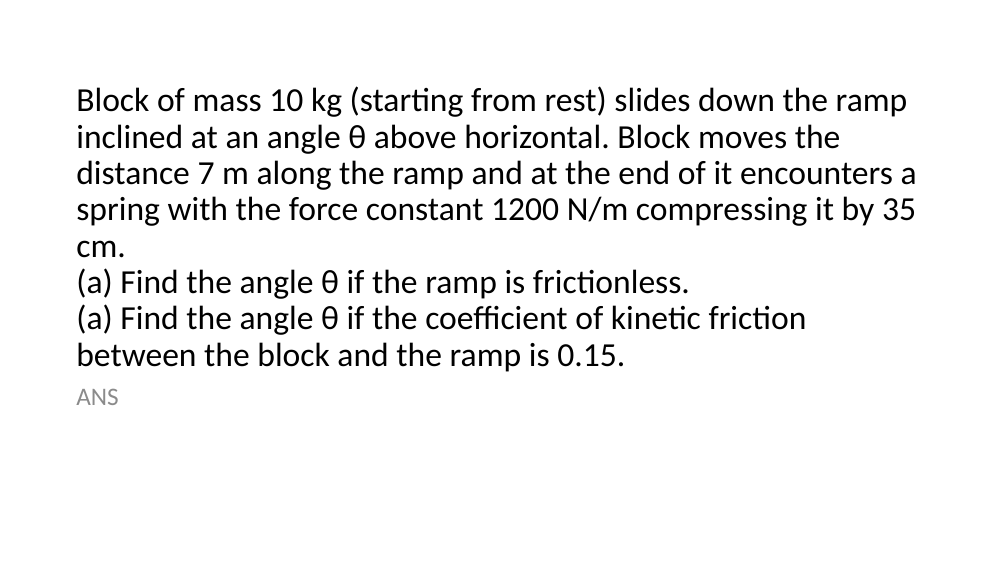
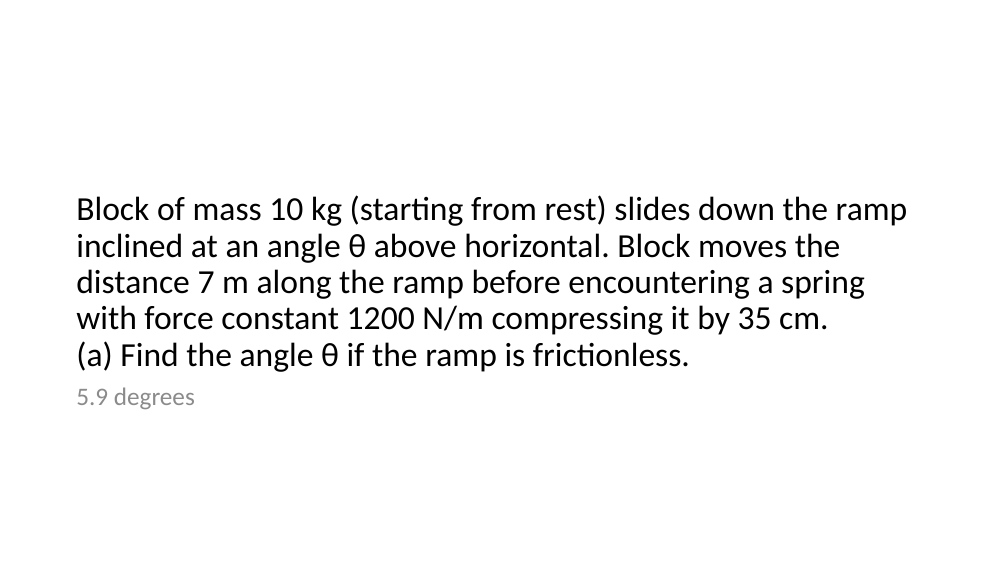
Before and after one commit to jwknaup/Junior, a slide deck: slide 12 of SI - 121/Exam 3 Review Ch 6-8.pptx. Drawn at 1008x567 pixels with LibreOffice and Linux fonts; fonts in the diff are those of the drawing. Boxes give left, top, right and bottom in pixels: in the first picture for what was removed or moved away, otherwise in the second. Text is boxed around its words. In the diff, an @@ line names an element or a change of style, - is before the commit and + after.

```diff
--- a/SI - 121/Exam 3 Review Ch 6-8.pptx
+++ b/SI - 121/Exam 3 Review Ch 6-8.pptx
@@ title at (76, 195, 908, 372): text changed @@
-Block of mass 10 kg (starting from rest) slides down the ramp inclined at an angle θ above horizontal. Block moves the distance 7 m along the ramp and at the end of it encounters a spring with the force constant 1200 N/m compressing it by 35 cm.
-(a) Find the angle θ if the ramp is frictionless.
-(a) Find the angle θ if the coefficient of kinetic friction between the block and the ramp is 0.15.
+Block of mass 10 kg (starting from rest) slides down the ramp inclined at an angle θ above horizontal. Block moves the distance 7 m along the ramp before encountering a spring with force constant 1200 N/m compressing it by 35 cm.
+(a) Find the angle θ if the ramp is frictionless.
@@ text at (76, 387, 195, 409): text changed @@
-ANS
+5.9 degrees
```
Also in this commit, not shown: 8 other slides changed.
